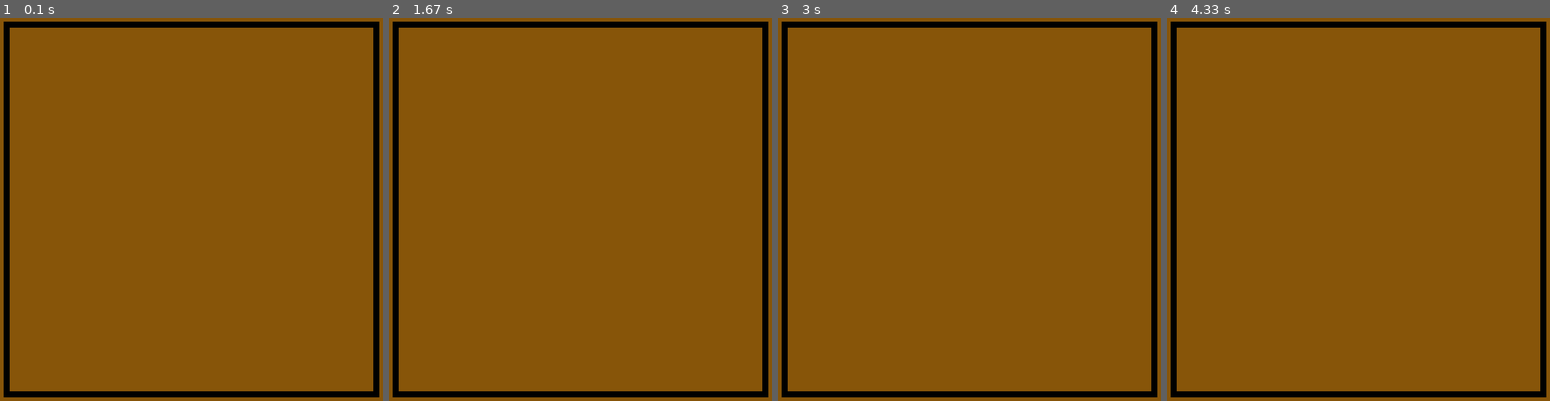
Above: before the commit, frames 1-4 (left to right).
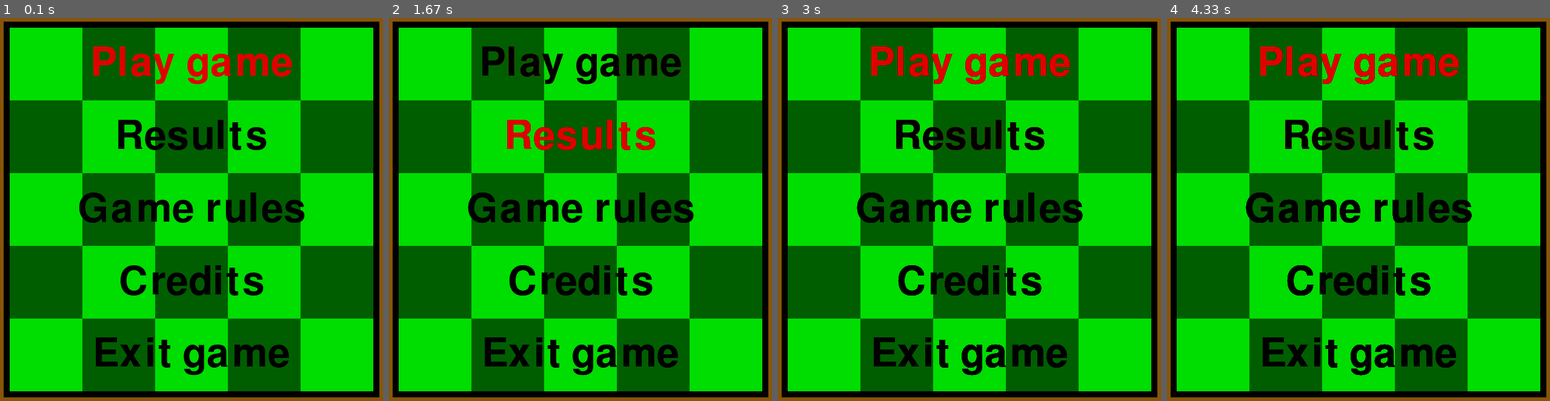
Above: after the commit, the same moments.

Repository: TomaszBednorz/Pygame_Snake
Game: pygame game, started from main.py
Same seed, same stepped clock (60 frames per second), same inputs: the game is played once before the commit and once after it.
Inputs:
- Up to frame 1 (0.1 s): no input
- Up to frame 2 (1.67 s): tap Enter at 0.33 s; hold Up 0.67-1.13 s; hold Down 1.17-1.63 s
- Up to frame 3 (3 s): hold Up 1.67-2.03 s; hold Down 2.07-2.43 s; hold Enter 2.47-2.77 s; hold Up 2.47-2.77 s
- Up to frame 4 (4.33 s): hold Down 3.13-3.43 s; hold Up 3.47-3.83 s; hold Down 3.87-4.23 s; hold Up from 4.27 s (still down)

The runs differ from the first frame. In frame 1, 90% of the frame differs, in the area x 2-98%, y 2-98%; in frame 2, 90%; in frame 3, 90%; in frame 4, 90%.

Commit message:
Main menu created

Diff:
--- a/main.py
+++ b/main.py
@@ -1,10 +1,10 @@
 import pygame
 import random
 from pygame.math import Vector2
-from enum import Enum
+from enum import IntEnum
 
 # Local imports
-from menu import main_menu
+
 
 
 # Pygame library initialization
@@ -23,19 +23,30 @@
 icon = pygame.image.load('Graphics/snake.png')
 pygame.display.set_icon(icon)
 
+# Load font
+font = pygame.font.Font('Font/Ballerick.otf', 96)
+
 
 # States in game
-class GameStates(Enum):
-    MAIN_MENU = 1
-    PLAY_GAME = 2
-    RESULTS = 3
-    GAME_RULES = 4
-    CREDITS = 5
-    EXIT_GAME = 6
+class GameStates(IntEnum):
+    PLAY_GAME = 1
+    RESULTS = 2
+    GAME_RULES = 3
+    CREDITS = 4
+    EXIT_GAME = 5
 
 
-# This function draw slim black edges around the game map
-def draw_edges():
+# This function draw the main menu board
+# 1. Brown sides
+# 2. Black edges
+# 3. Green board in the center
+def draw_board():
+    global screen
+
+    # Fill the screen with brown color
+    screen.fill((135, 85, 9))
+
+    # Draw black edges
     edges_color = pygame.Color((0, 0, 0))  # Black edges
     rect_1 = pygame.Rect(50, 50, 620, 10)
     rect_2 = pygame.Rect(50, 50, 10, 620)
@@ -46,22 +57,93 @@
     pygame.draw.rect(screen, edges_color, rect_3)
     pygame.draw.rect(screen, edges_color, rect_4)
 
+    # Draw the board in 2 different types of green color
+    start_square = Vector2(2, 2)
+    chunks_in_row = 5  # Number of chunks in columns
+    chunks_in_col = 5  # Number of chunks in rows
+    chunk_height = 4 * cell_size
+    chunk_width = 4 * cell_size
+    chunk_color_1 = pygame.Color((0, 221, 0))  # Light green
+    chunk_color_2 = pygame.Color((0, 94, 0))  # Dark green
+    for i in range(chunks_in_row):
+        for j in range(chunks_in_col):
+            rect = pygame.Rect(start_square.x * cell_size, start_square.y * cell_size, chunk_width, chunk_height)
+            if (i + j) % 2 == 0:
+                pygame.draw.rect(screen, chunk_color_1, rect)
+            else:
+                pygame.draw.rect(screen, chunk_color_2, rect)
+
+            if start_square.x < 2 + chunks_in_row * 3 - 1:
+                start_square.x += 4
+            else:
+                start_square.x = 2
+                start_square.y += 4
+
+
+# This function draw options to choose in the main menu board
+def draw_menu_options(state: GameStates):
+    states_txt = ["Play game", "Results", "Game rules", "Credits", "Exit game"]
+
+    font_current_state = pygame.Color(225, 0, 0)  # Red color
+    font_other_states = pygame.Color(0, 0, 0)  # Black color
+
+    start_x = surface_size / 2
+    start_y = cell_size * 4
+    offset_y = cell_size * 4
+
+    for i in range(len(states_txt)):
+        if i + 1 == state:
+            text = font.render(states_txt[i], True, font_current_state)
+            text_center = text.get_rect(center=(start_x, start_y + offset_y * i))
+            screen.blit(text, text_center)
+        else:
+            text = font.render(states_txt[i], True, font_other_states)
+            text_center = text.get_rect(center=(start_x, start_y + offset_y * i))
+            screen.blit(text, text_center)
+
+
+
+
+
 if __name__ == "__main__":
-    game_state = GameStates.MAIN_MENU  # Set beginning  state of game
+    game_state = GameStates.PLAY_GAME  # Set beginning  state of game
 
-    screen.fill((135, 85, 9))  # Fill the screen with brown color
-    draw_edges()
+    draw_board()
+    draw_menu_options(game_state)
 
     game_enable = True
 
     # Start of the infinity loop
     while game_enable:
         for event in pygame.event.get():
-            if event.type == pygame.QUIT:
+            if event.type == pygame.QUIT:  # Quit the game
                 game_enable = False
 
-        if game_state == GameStates.MAIN_MENU:
-            main_menu()
+            if event.type == pygame.KEYDOWN:
+                if event.key == pygame.K_DOWN:  # Go down in main menu
+                    if game_state < GameStates.EXIT_GAME:
+                        game_state += 1
+                        draw_menu_options(game_state)
+
+                if event.key == pygame.K_UP:  # Go up in main menu
+                    if game_state > GameStates.PLAY_GAME:
+                        game_state -= 1
+                        draw_menu_options(game_state)
+
+                if event.key == pygame.K_RETURN:
+                    if game_state == GameStates.PLAY_GAME:
+                        pass
+                    elif game_state == GameStates.RESULTS:
+                        pass
+                    elif game_state == GameStates.GAME_RULES:
+                        pass
+                    elif game_state == GameStates.CREDITS:
+                        pass
+                    elif game_state == GameStates.EXIT_GAME:
+                        game_enable = False
+
+
+
 
         pygame.display.update()
     # End of an infinity loop
--- a/menu.py
+++ /dev/null
@@ -1,9 +0,0 @@
-# import main
-
-
-
-
-
-
-def main_menu():
-    pass
